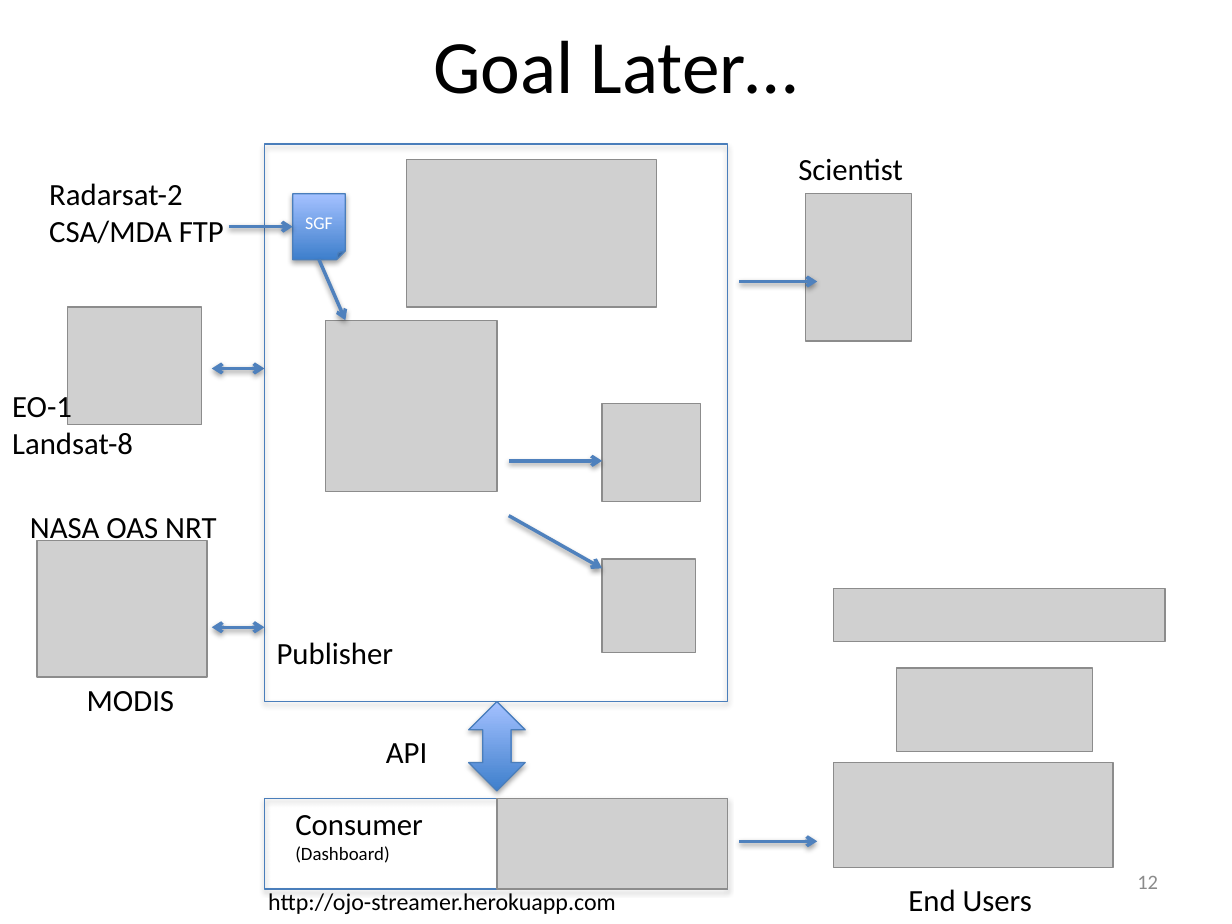
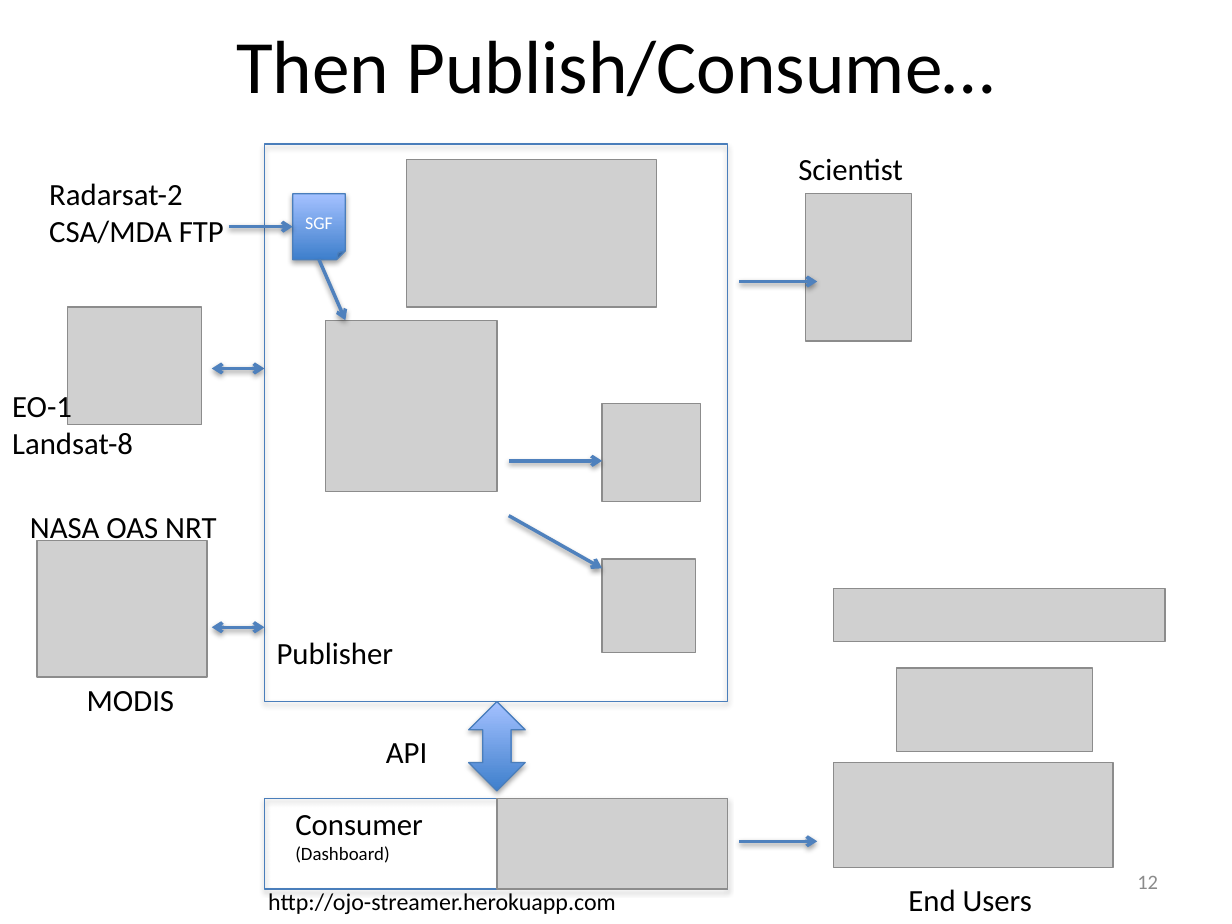
Before and after one commit to vightel/FloodMapsWorkshop, a slide deck: slide 12 of OJO-Publisher.pptx. Drawn at 1232x924 pixels with LibreOffice and Linux fonts; fonts in the diff are those of the drawing; grey boxes stand for pictures. Boxes give left, top, right and bottom in pixels: in the first picture for what was removed or moved away, otherwise in the second. Text is boxed around its words. In the diff, an @@ line names an element or a change of style, - is before the commit and + after.

```diff
--- a/OJO-Publisher.pptx
+++ b/OJO-Publisher.pptx
@@ title at (236,40,994,97): text changed @@
-Goal Later…
+Then Publish/Consume…
```
Also in this commit, not shown: 2 other slides changed, 11 other files.
